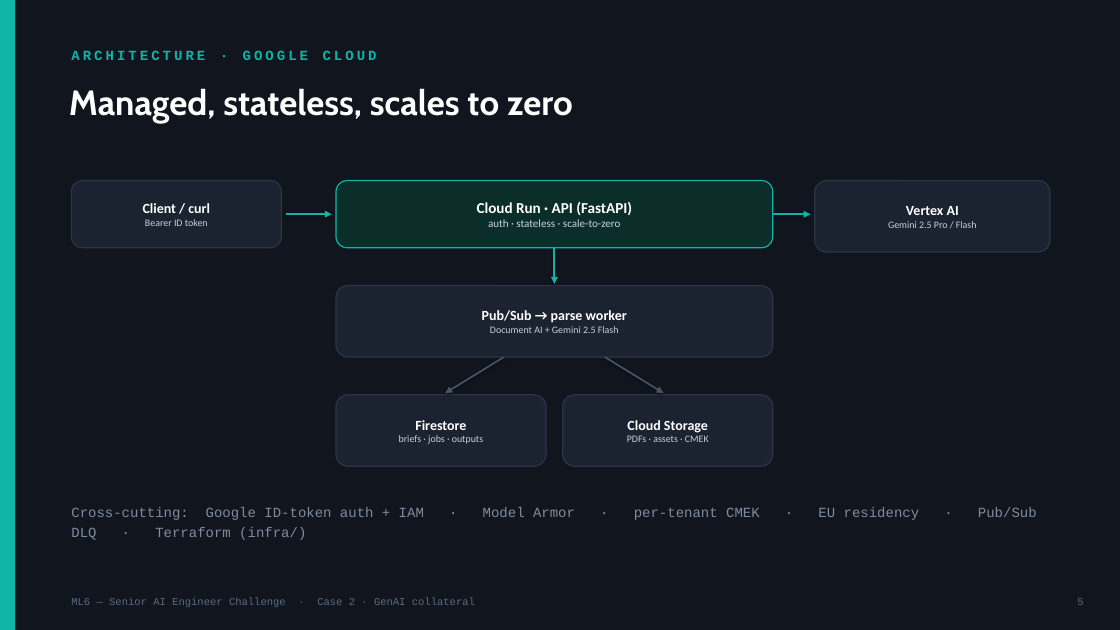
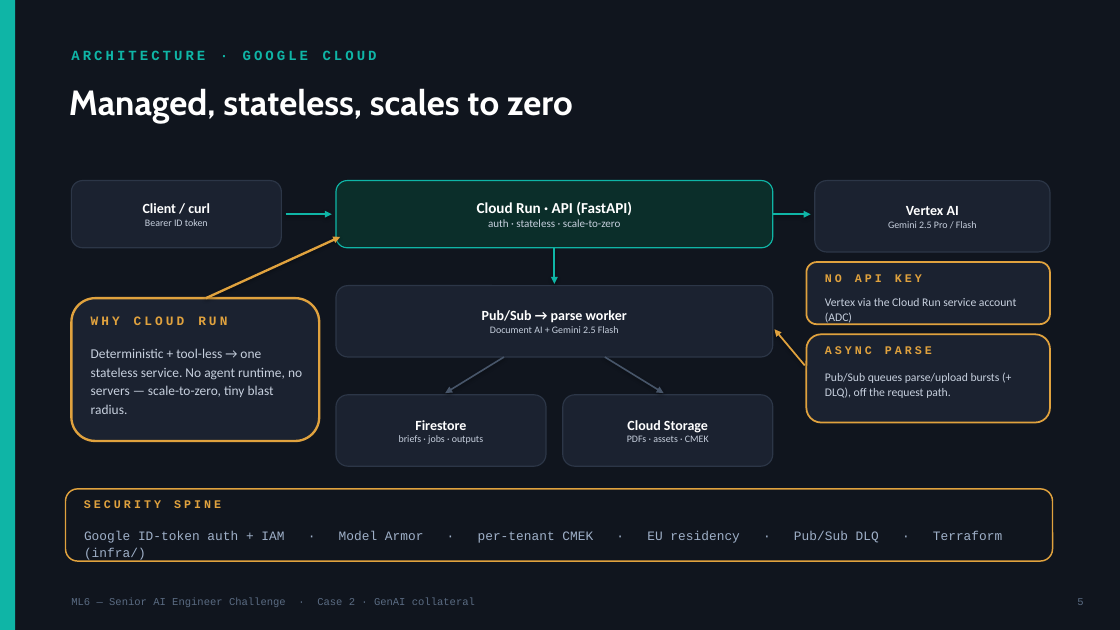
Before and after one commit to yashgpt2894/genai-marketing-collateral, a slide deck: slide 5 of Case2_GenAI_Collateral.pptx. Drawn at 1120x630 pixels with LibreOffice and Linux fonts; fonts in the diff are those of the drawing. Boxes give left, top, right and bottom in pixels: in the first picture for what was removed or moved away, otherwise in the second. Text is boxed around its words. In the diff, an @@ line names an element or a change of style, - is before the commit and + after.

Commit message:
Match the brief's two-endpoint contract: sync /generate + drop custom-template CRUD
- POST /generate is now synchronous: returns the ArticleJSON (200), the brief's contract (one POST to upload, one POST to generate -> JSON). ?async=true keeps the 202 + poll path for long/bursty jobs; GET /generate/{pair}/{job} is optional. Idempotency-Key reuses the same result.
- Removed custom-template CRUD (GET/POST/PUT/DELETE /templates) + store methods; the 4 built-in layouts remain (selected via template_id), UI lists them statically.
- UI uses the sync response (no polling); deploy.sh --timeout 600 for the blocking model call.
- Synced README, ARCHITECTURE, openapi.json, Postman (trimmed to the brief flow); deck updated to the sync contract. 47 tests passing.

```diff
--- a/Case2_GenAI_Collateral.pptx
+++ b/Case2_GenAI_Collateral.pptx
@@ arrow added from (206, 298) to (340, 237), #E0A23E 2 pt @@
@@ rounded rectangle added at (807, 262, 1050, 324), fill #1B2230, outline #E0A23E 1.5 pt @@
@@ rounded rectangle added at (71, 298, 319, 441), fill #1B2230, outline #E0A23E 2 pt @@
@@ text added at (825, 274, 882, 282), 10 pt, text #E0A23E, bold @@
+NO API KEY
@@ text added at (825, 298, 1016, 324), 10 pt, text #C7D0DE @@
+Vertex via the Cloud Run service account (ADC)
@@ text added at (91, 316, 227, 325), 11 pt, text #E0A23E, bold @@
+WHY CLOUD RUN
@@ arrow added from (805, 365) to (775, 329), #E0A23E 1.5 pt @@
@@ text added at (91, 348, 302, 414), 11.5 pt, text #C7D0DE @@
+Deterministic + tool-less → one stateless service. No agent runtime, no servers — scale-to-zero, tiny blast radius.
@@ rounded rectangle added at (807, 334, 1050, 423), fill #1B2230, outline #E0A23E 1.5 pt @@
@@ text added at (825, 346, 932, 354), 10 pt, text #E0A23E, bold @@
+ASYNC PARSE
@@ text added at (825, 373, 1000, 398), 10 pt, text #C7D0DE @@
+Pub/Sub queues parse/upload bursts (+ DLQ), off the request path.
@@ rounded rectangle added at (66, 489, 1053, 561), outline #E0A23E 1.25 pt @@
@@ text added at (84, 500, 221, 508), 10 pt, text #E0A23E, bold @@
+SECURITY SPINE
@@ text at (84, 531, 1002, 543): text changed; size 12 to 11 pt; text colour #7E8CA0 to #9FB0C8 @@
-Cross-cutting: Google ID-token auth + IAM · Model Armor · per-tenant CMEK · EU residency · Pub/Sub DLQ · Terraform (infra/)
+Google ID-token auth + IAM · Model Armor · per-tenant CMEK · EU residency · Pub/Sub DLQ · Terraform (infra/)
```
Also in this commit, not shown: 4 other slides changed, 1 slide added, 15 other files.
